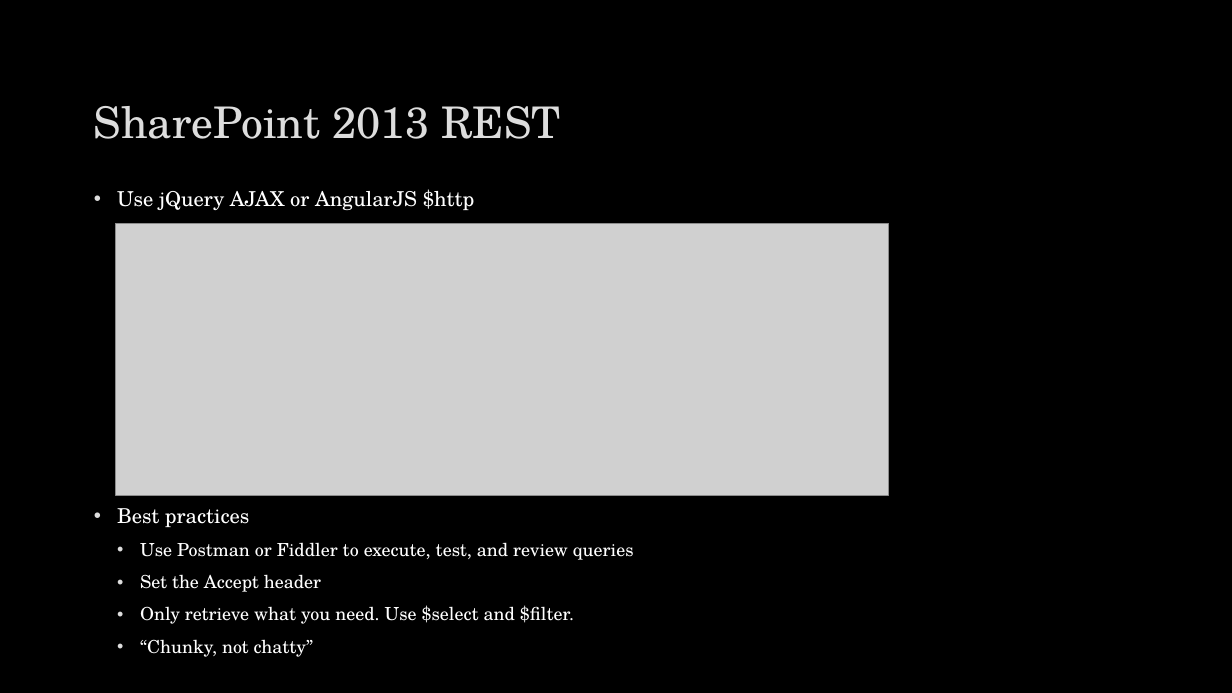
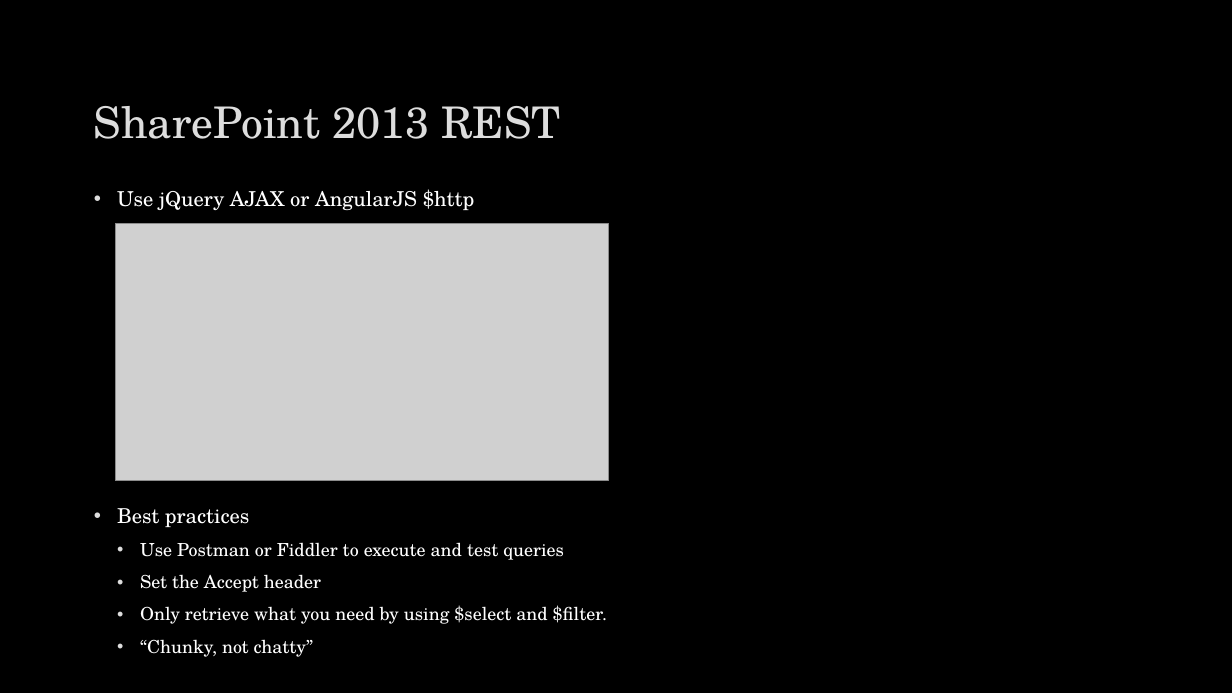
Before and after one commit to spietrek/SharePointCincy2015, a slide deck: slide 24 of Building SPAs in SharePoint Using AngularJS.pptx (slide 26 before the commit). Drawn at 1232x693 pixels with LibreOffice and Linux fonts; fonts in the diff are those of the drawing; grey boxes stand for pictures; background and template pictures are left out. Boxes give left, top, right and bottom in pixels: in the first picture for what was removed or moved away, otherwise in the second. Text is boxed around its words. In the diff, an @@ line names an element or a change of style, - is before the commit and + after.

```diff
--- a/Building SPAs in SharePoint Using AngularJS.pptx
+++ b/Building SPAs in SharePoint Using AngularJS.pptx
@@ picture: place and size @@
-picture at [116, 224, 888, 495]
+picture at [116, 224, 608, 482]
@@ text at [140, 542, 564, 560]: text changed @@
-  • Use Postman or Fiddler to execute, test, and review queries
+  • Use Postman or Fiddler to execute and test queries
@@ text at [140, 605, 607, 624]: text changed @@
-  • Only retrieve what you need. Use $select and $filter.
+  • Only retrieve what you need by using $select and $filter.
```
Also in this commit, not shown: 4 other slides changed, 2 slides removed.
